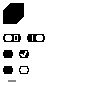
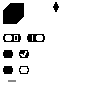
Two versions of the same layered image (100x100). Layer-by-layer changes:
painted on "Background" over [53, 2, 59, 12]
